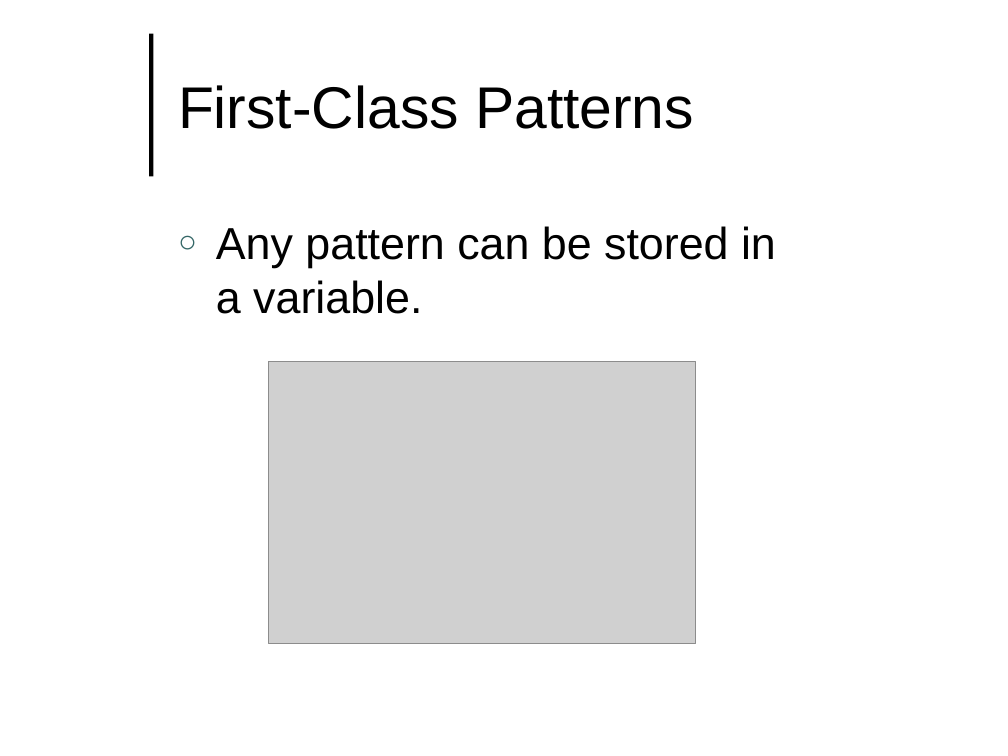
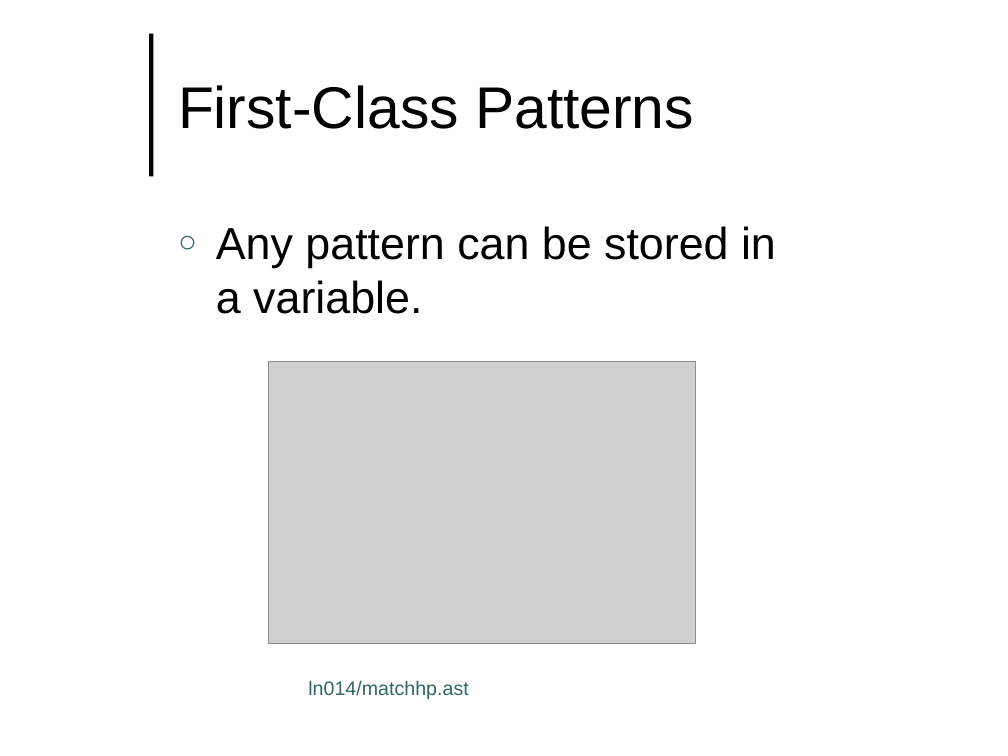
Before and after one commit to lutzhamel/CSC493, a slide deck: slide 8 of notes/csc493-ln014.pptx. Drawn at 1008x756 pixels with LibreOffice and Linux fonts; fonts in the diff are those of the drawing; grey boxes stand for pictures; background and template pictures are left out. Boxes give left, top, right and bottom in pixels: in the first picture for what was removed or moved away, otherwise in the second. Text is boxed around its words. In the diff, an @@ line names an element or a change of style, - is before the commit and + after.

```diff
--- a/notes/csc493-ln014.pptx
+++ b/notes/csc493-ln014.pptx
@@ text added at <box>308,680,468,699</box>, 14 pt, text #336666 @@
+ln014/matchhp.ast
```
Also in this commit, not shown: 2 other slides changed, 2 other files.
